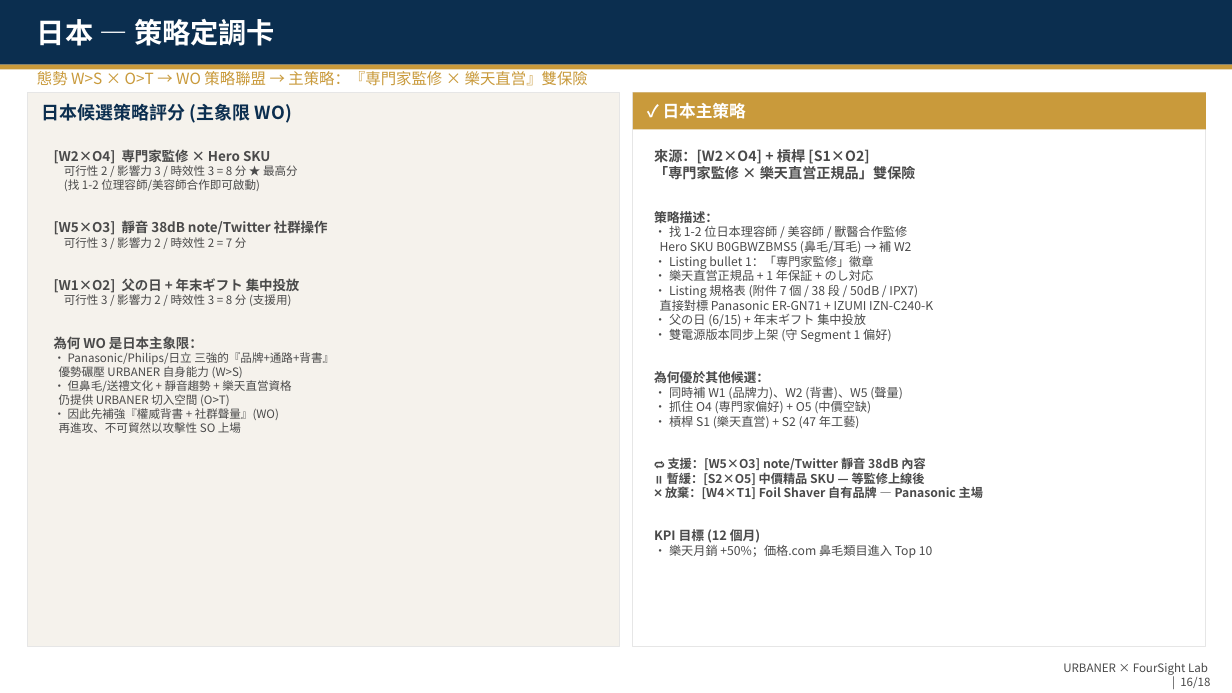
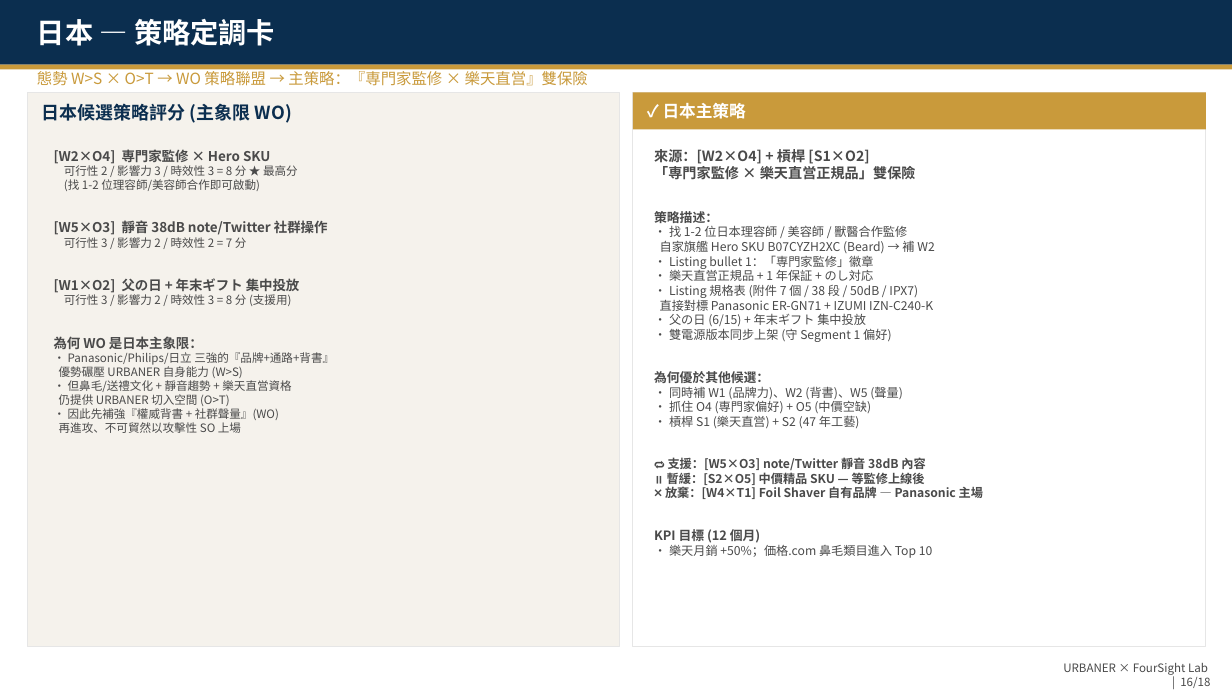
Before and after one commit to TimLai666/urbaner, a slide deck: slide 16 of output/URBANER_BMC_SWOT.pptx. Drawn at 1232x693 pixels with LibreOffice and Linux fonts; fonts in the diff are those of the drawing. Boxes give left, top, right and bottom in pixels: in the first picture for what was removed or moved away, otherwise in the second. Text is boxed around its words. In the diff, an @@ line names an element or a change of style, - is before the commit and + after.

```diff
--- a/output/URBANER_BMC_SWOT.pptx
+++ b/output/URBANER_BMC_SWOT.pptx
@@ text at (660,241,934,253): text changed @@
-Hero SKU B0GBWZBMS5 (鼻毛/耳毛) → 補 W2
+自家旗艦 Hero SKU B07CYZH2XC (Beard) → 補 W2
```
Also in this commit, not shown: 13 other slides changed, 1 other file.
